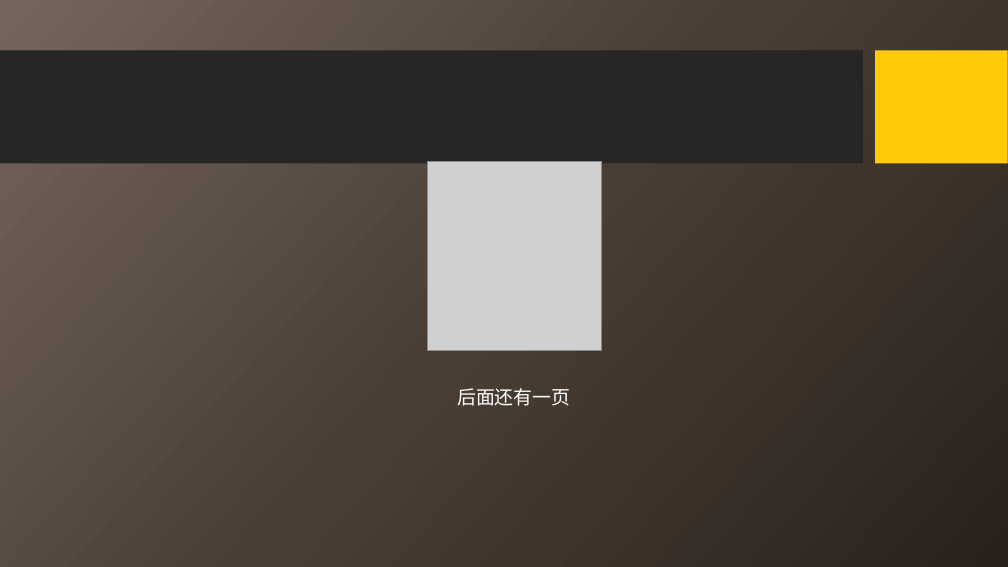
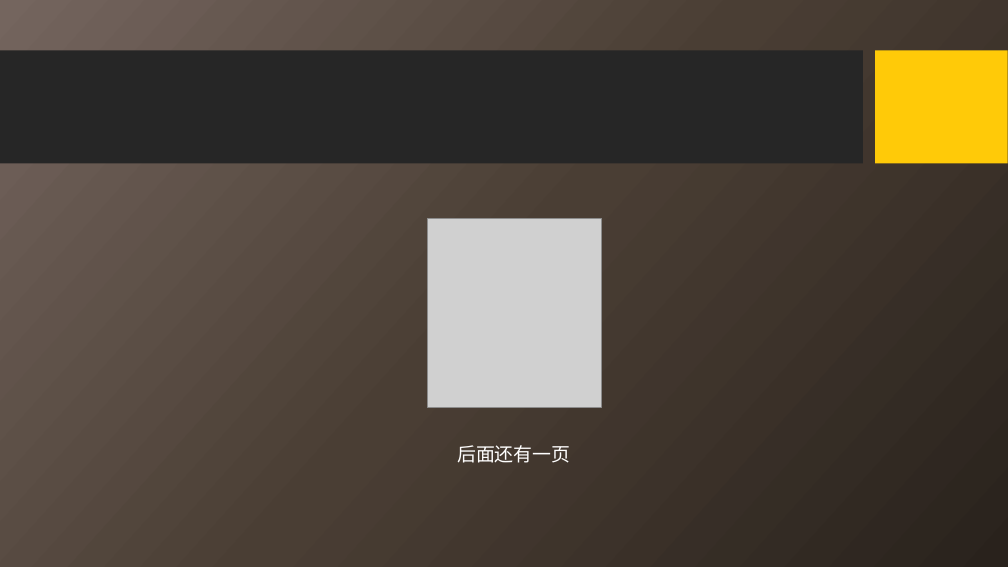
Before and after one commit to NewEconoLab/speech, a slide deck: slide 30 of lights/NEO DAPP 开发直通车(北京).pptx. Drawn at 1008x567 pixels with LibreOffice and Linux fonts; fonts in the diff are those of the drawing; grey boxes stand for pictures; background and template pictures are left out. Boxes give left, top, right and bottom in pixels: in the first picture for what was removed or moved away, otherwise in the second. Text is boxed around its words. In the diff, an @@ line names an element or a change of style, - is before the commit and + after.

```diff
--- a/lights/NEO DAPP 开发直通车(北京).pptx
+++ b/lights/NEO DAPP 开发直通车(北京).pptx
@@ picture moved from (x1=428, y1=162, x2=602, y2=351) to (x1=428, y1=219, x2=602, y2=408) @@
@@ text "后面还有一页" moved from (x1=457, y1=388, x2=570, y2=406) to (x1=457, y1=445, x2=570, y2=463) @@
```
Also in this commit, not shown: 19 other slides changed.
